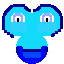
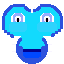
Layered file, before and after one edit (64px x 64px). Changes by layer:
painted on "Paint Layer 1" over [left=2, top=4, right=63, bottom=64]
